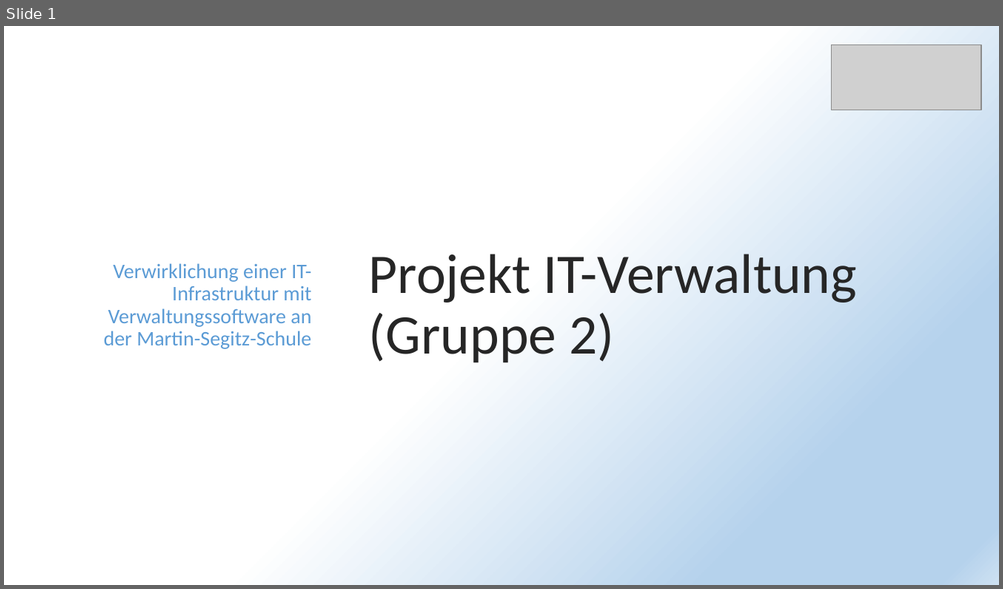
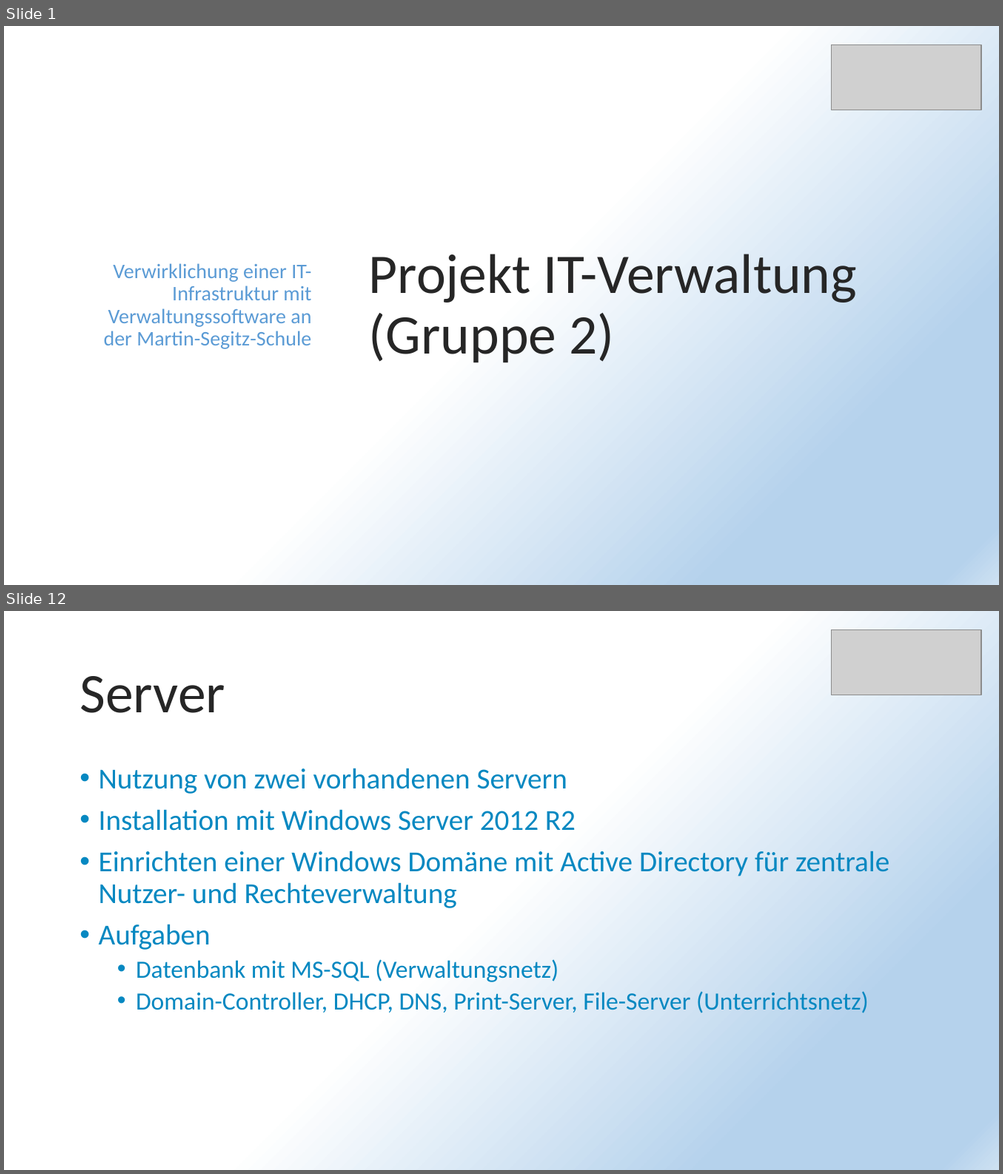
Before and after one commit to PapAnte/g2schoolproject, a slide deck: Projekt IT-Verwaltung.pptx. Shown one above the other, each under a label of ours: slide 1 before the commit, slides 1 and 12 after it; the slides between them are not shown. The pictures are 1003x589 and 1003x1174 pixels, drawn with LibreOffice and Linux fonts; fonts in the diff are those of the drawing; grey boxes stand for pictures. Boxes give left, top, right and bottom in pixels: in the first picture for what was removed or moved away, otherwise in the second. Text is boxed around its words. In the diff, an @@ line names an element or a change of style, - is before the commit and + after.

```diff
--- a/Projekt IT-Verwaltung.pptx
+++ b/Projekt IT-Verwaltung.pptx
@@ slide 12 added at (x1=4, y1=611, x2=999, y2=1170), background gradient #FFFFFF to #B5D2EC to #CEE1F2 @@
@@ picture added at (x1=831, y1=629, x2=981, y2=695) @@
@@ title added at (x1=79, y1=676, x2=225, y2=713), 54 pt, text #262626 @@
+Server
@@ text added at (x1=99, y1=768, x2=889, y2=1014), 28 pt, text #0688C1 @@
+• Nutzung von zwei vorhandenen Servern
+• Installation mit Windows Server 2012 R2
+• Einrichten einer Windows Domäne mit Active Directory für zentrale Nutzer- und Rechteverwaltung
+• Aufgaben
+  • Datenbank mit MS-SQL (Verwaltungsnetz)
+  • Domain-Controller, DHCP, DNS, Print-Server, File-Server (Unterrichtsnetz)
```
Also in this commit, not shown: 7 slides changed, 25 other slides added, 21 slides removed.
